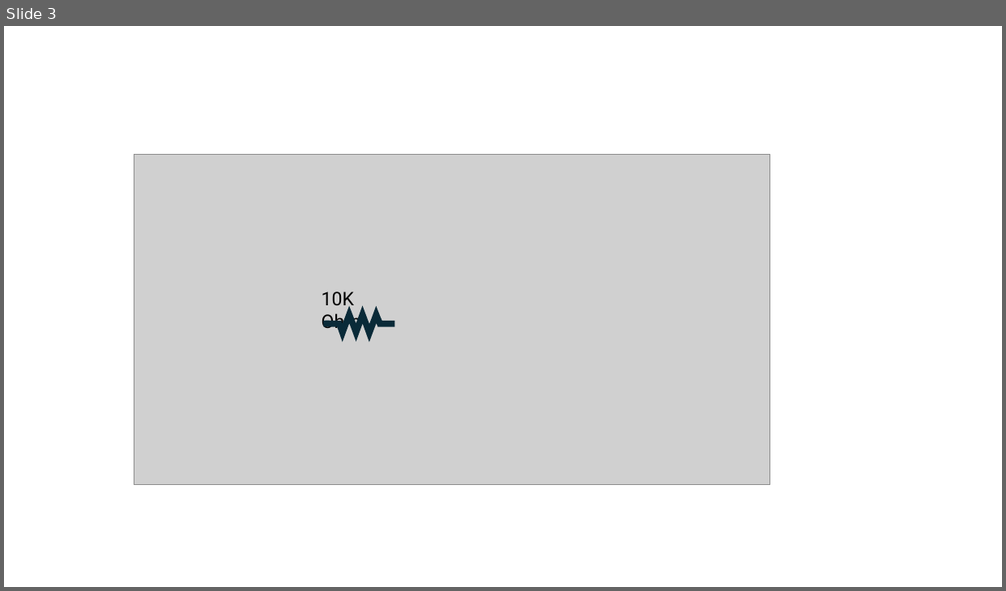
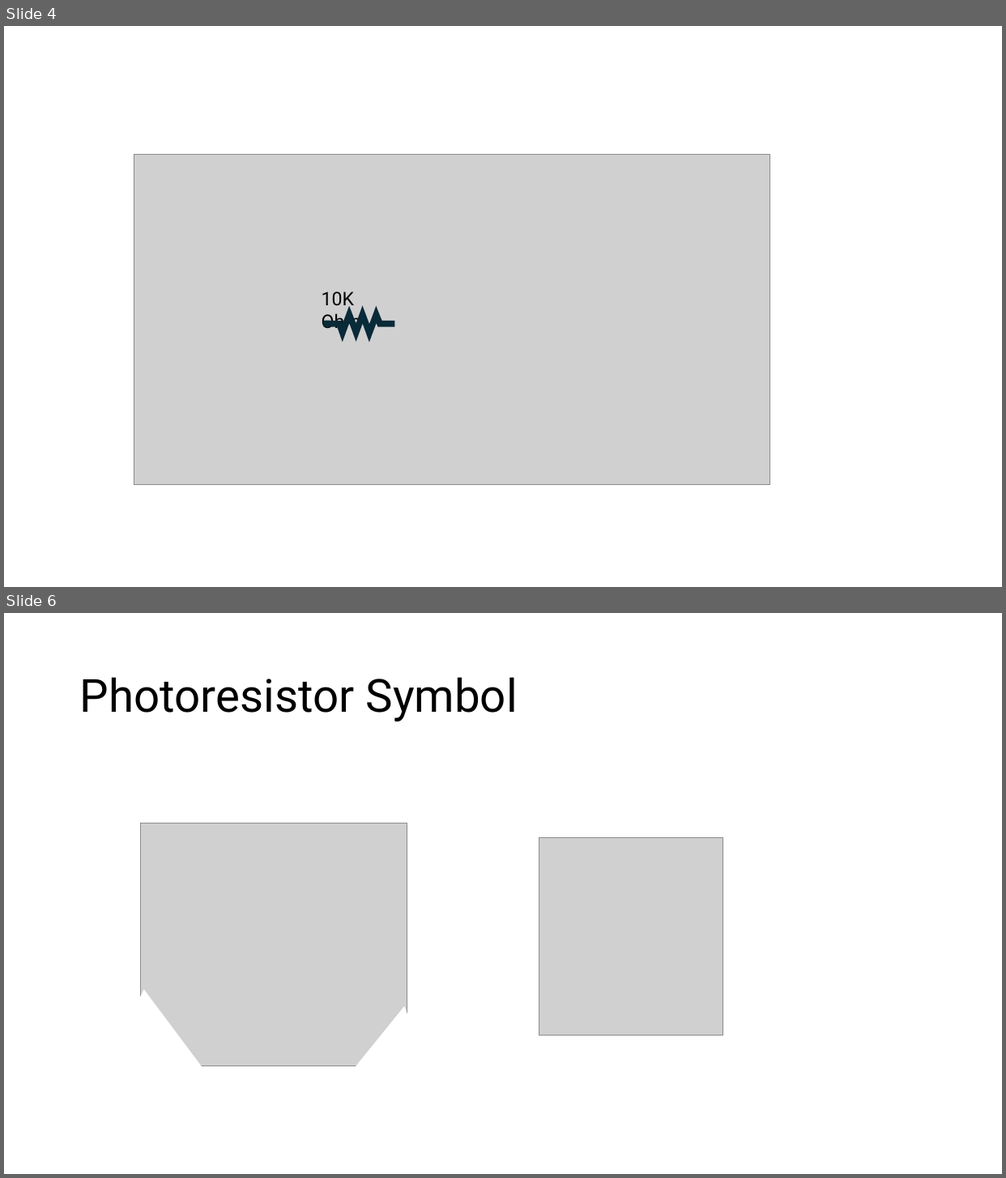
Before and after one commit to dmccreary/moving-rainbow, a slide deck: slides/Circuit-Diagrams.pptx. Shown one above the other, each under a label of ours: slide 3 before the commit, slides 4 and 6 after it; the slides between them are not shown. The pictures are 1006x591 and 1006x1178 pixels, drawn with LibreOffice and Linux fonts; fonts in the diff are those of the drawing; grey boxes stand for pictures. Boxes give left, top, right and bottom in pixels: in the first picture for what was removed or moved away, otherwise in the second. Text is boxed around its words. In the diff, an @@ line names an element or a change of style, - is before the commit and + after.

```diff
--- a/slides/Circuit-Diagrams.pptx
+++ b/slides/Circuit-Diagrams.pptx
@@ slide 6 added at [4, 613, 1002, 1174], background #FFFFFF @@
@@ title added at [80, 677, 518, 722], 44 pt, text #000000 @@
+Photoresistor Symbol
@@ picture added at [140, 824, 407, 1067] @@
@@ picture added at [539, 837, 723, 1035] @@
@@ triangle added at [96, 986, 202, 1075], fill #FFFFFF @@
@@ triangle added at [355, 999, 445, 1081], fill #FFFFFF @@
@@ what was slide 3 is now slide 4 @@
```
Also in this commit, not shown: 2 slides changed, 1 other slide added, 8 other files.
